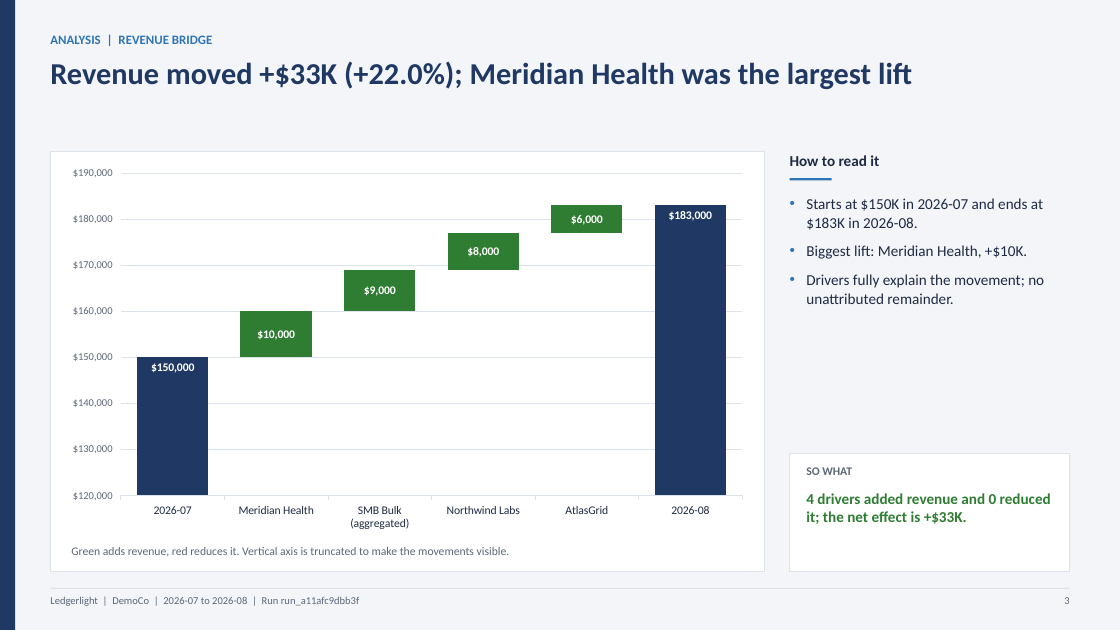
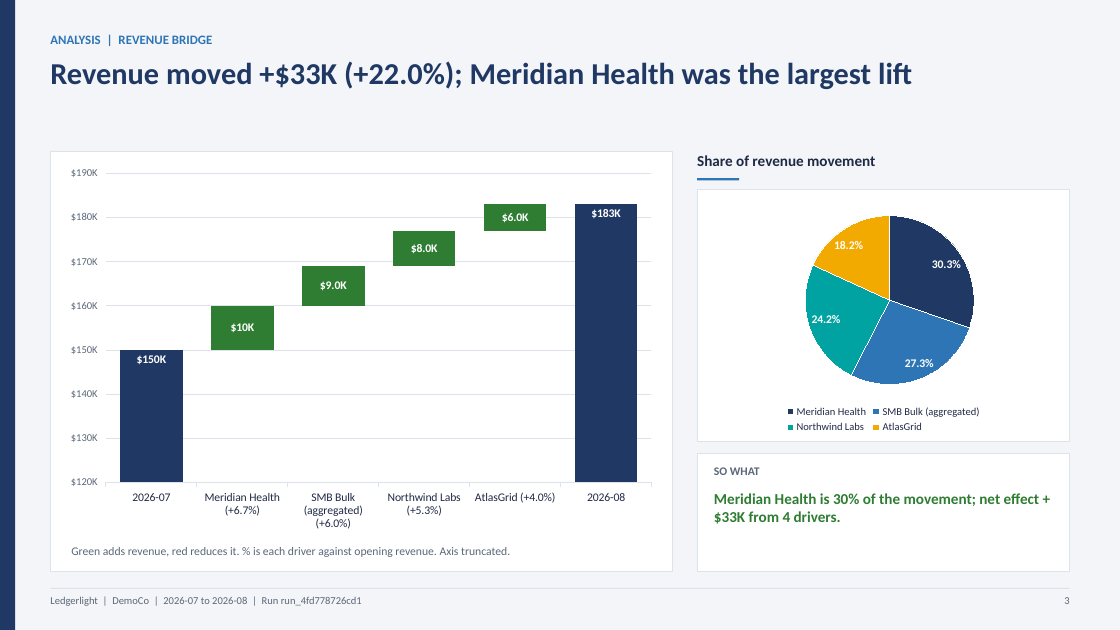
Before and after one commit to prerna1001/CodingRangers-money-talks-hackathon-2026, a slide deck: slide 3 of tmp/deck/finance.pptx. Drawn at 1120x630 pixels with LibreOffice and Linux fonts; fonts in the diff are those of the drawing. Boxes give left, top, right and bottom in pixels: in the first picture for what was removed or moved away, otherwise in the second. Text is boxed around its words. In the diff, an @@ line names an element or a change of style, - is before the commit and + after.

```diff
--- a/tmp/deck/finance.pptx
+++ b/tmp/deck/finance.pptx
@@ rectangle: place and size @@
-rectangle at bbox=[50, 151, 765, 571]
+rectangle at bbox=[50, 151, 672, 571]
@@ column stacked chart at bbox=[59, 160, 664, 538] @@
-categories: 2026-07, Meridian Health, SMB Bulk (aggregated), Northwind Labs, AtlasGrid, 2026-08
+categories: 2026-07, Meridian Health (+6.7%), SMB Bulk (aggregated) (+6.0%), Northwind Labs (+5.3%), AtlasGrid (+4.0%), 2026-08
@@ data labels of Series 2 changed @@
@@ data labels of Series 3 changed @@
@@ data labels of Series 4 changed @@
@@ value axis changed @@
@@ column stacked chart: place and size @@
-column stacked chart at bbox=[59, 160, 756, 538]
+column stacked chart at bbox=[59, 160, 664, 538]
@@ rectangle: place and size @@
-rectangle at bbox=[790, 178, 832, 181]
+rectangle at bbox=[697, 178, 739, 181]
@@ text at bbox=[697, 155, 875, 166]: text changed @@
-How to read it
+Share of revenue movement
@@ rectangle added at bbox=[697, 189, 1070, 441], fill #FFFFFF, outline #DDE3EA 0.75 pt @@
@@ pie chart added at bbox=[702, 193, 1065, 437] @@
+categories: Meridian Health, SMB Bulk (aggregated), Northwind Labs, AtlasGrid
+Series 1: 30.3, 27.3, 24.2, 18.2
@@ text removed at bbox=[806, 198, 1044, 304] @@
-• Starts at $150K in 2026-07 and ends at $183K in 2026-08.
-• Biggest lift: Meridian Health, +$10K.
-• Drivers fully explain the movement; no unattributed remainder.
@@ rectangle: place and size @@
-rectangle at bbox=[790, 454, 1070, 571]
+rectangle at bbox=[697, 454, 1070, 571]
@@ text "SO WHAT": place and size @@
-text "SO WHAT" at bbox=[806, 467, 852, 475]
+text "SO WHAT" at bbox=[714, 467, 760, 475]
@@ text added at bbox=[714, 493, 1040, 524], 13 pt, text #2E7D32, bold @@
+Meridian Health is 30% of the movement; net effect +$33K from 4 drivers.
@@ text removed at bbox=[806, 493, 1051, 524] @@
-4 drivers added revenue and 0 reduced it; the net effect is +$33K.
@@ text at bbox=[71, 547, 510, 557]: text changed @@
-Green adds revenue, red reduces it. Vertical axis is truncated to make the movements visible.
+Green adds revenue, red reduces it. % is each driver against opening revenue. Axis truncated.
@@ text at bbox=[50, 597, 362, 606]: text changed @@
-Ledgerlight | DemoCo | 2026-07 to 2026-08 | Run run_a11afc9dbb3f
+Ledgerlight | DemoCo | 2026-07 to 2026-08 | Run run_4fd778726cd1
```
Also in this commit, not shown: 6 other slides changed, 10 other files.
